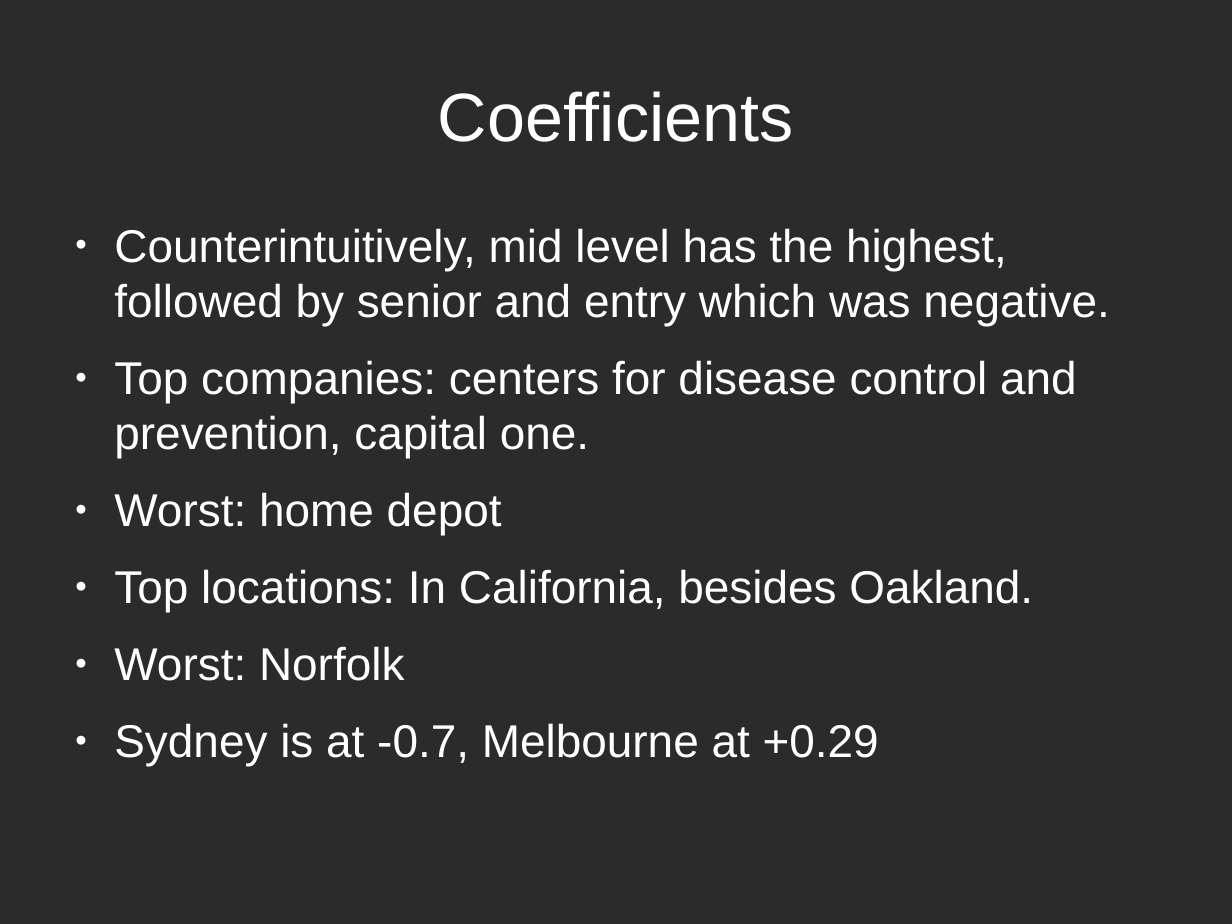
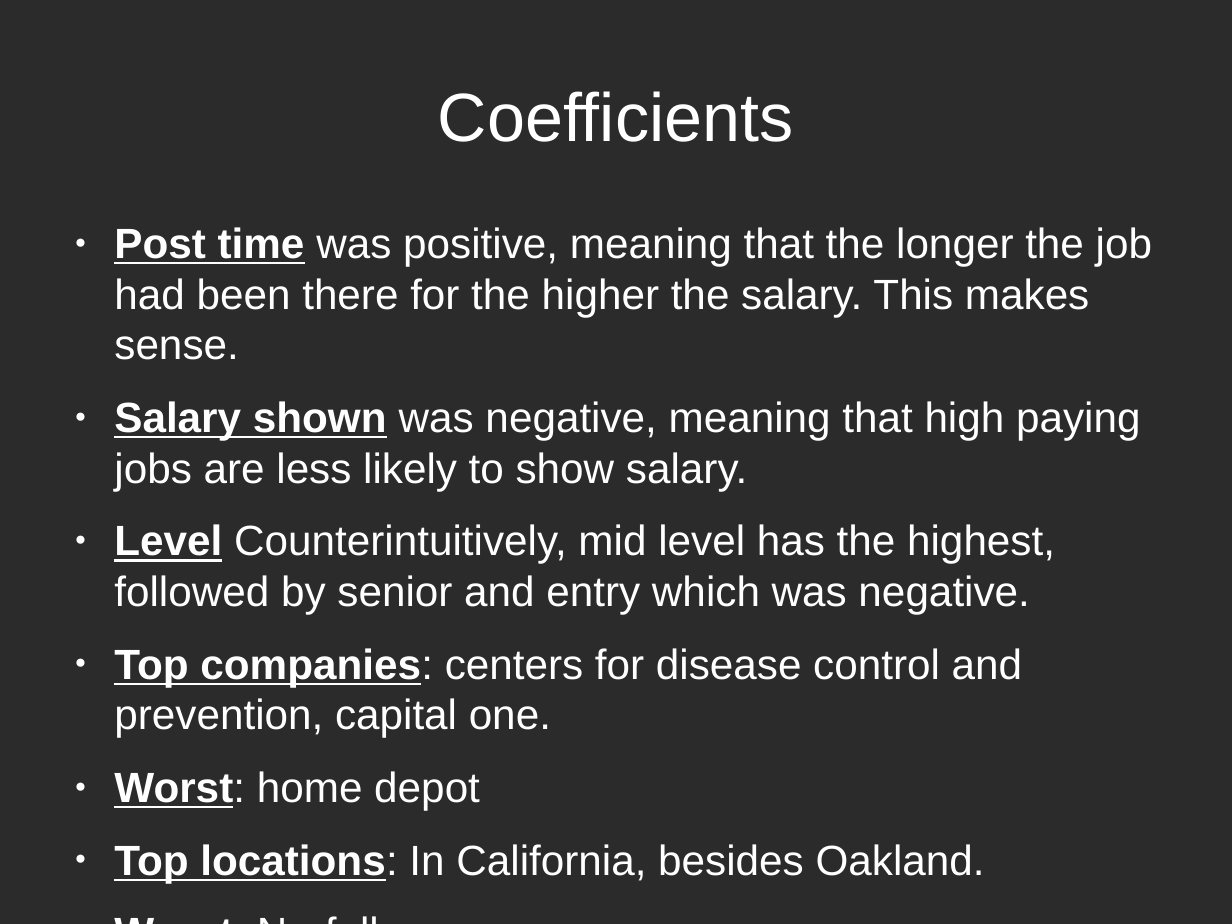
Before and after one commit to xnmp/Exercise-Book, a slide deck: slide 5 of Projects/Project 4/presentation.odp. Drawn at 1232x924 pixels with LibreOffice and Linux fonts; fonts in the diff are those of the drawing; background and template pictures are left out; a plain dark background stands for a picture behind light text. Boxes give left, top, right and bottom in pixels: in the first picture for what was removed or moved away, otherwise in the second. Text is boxed around its words. In the diff, an @@ line names an element or a change of style, - is before the commit and + after.

```diff
--- a/Projects/Project 4/presentation.odp
+++ b/Projects/Project 4/presentation.odp
@@ text at (114,227,1152,614): text changed; size 29.6 to 27.2 pt @@
-● Counterintuitively, mid level has the highest, followed by senior and entry which was negative.
+● Post time was positive, meaning that the longer the job had been there for the higher the salary. This makes sense.
+● Salary shown was negative, meaning that high paying jobs are less likely to show salary.
+● Level Counterintuitively, mid level has the highest, followed by senior and entry which was negative.
@@ text at (114,648,1022,883): size 29.6 to 27.2 pt in "Top companies: centers for disease control and ...", "Worst: home depot", "Top locations: In California, besides Oakland.", "Worst: Norfolk"; bold on, underline on in "Top companies:", "Worst:", "Top locations:", "Worst:" @@
@@ text at (114,723,879,766): text changed; size 29.6 to 27.2 pt @@
-● Sydney is at -0.7, Melbourne at +0.29
+● Sydney is at -0.7, Melbourne at +0.29.
```
Also in this commit, not shown: 3 other slides changed, 51 other files.
